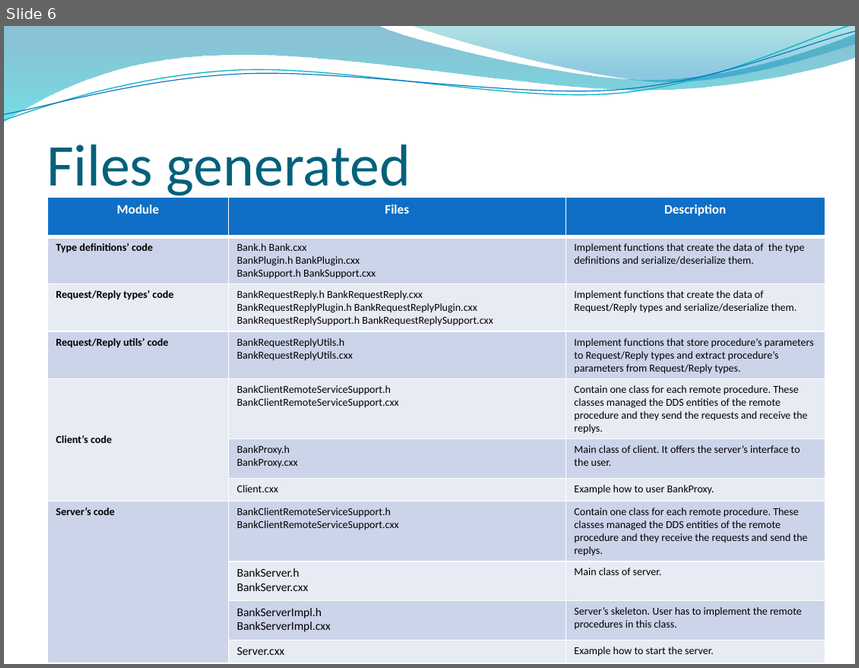
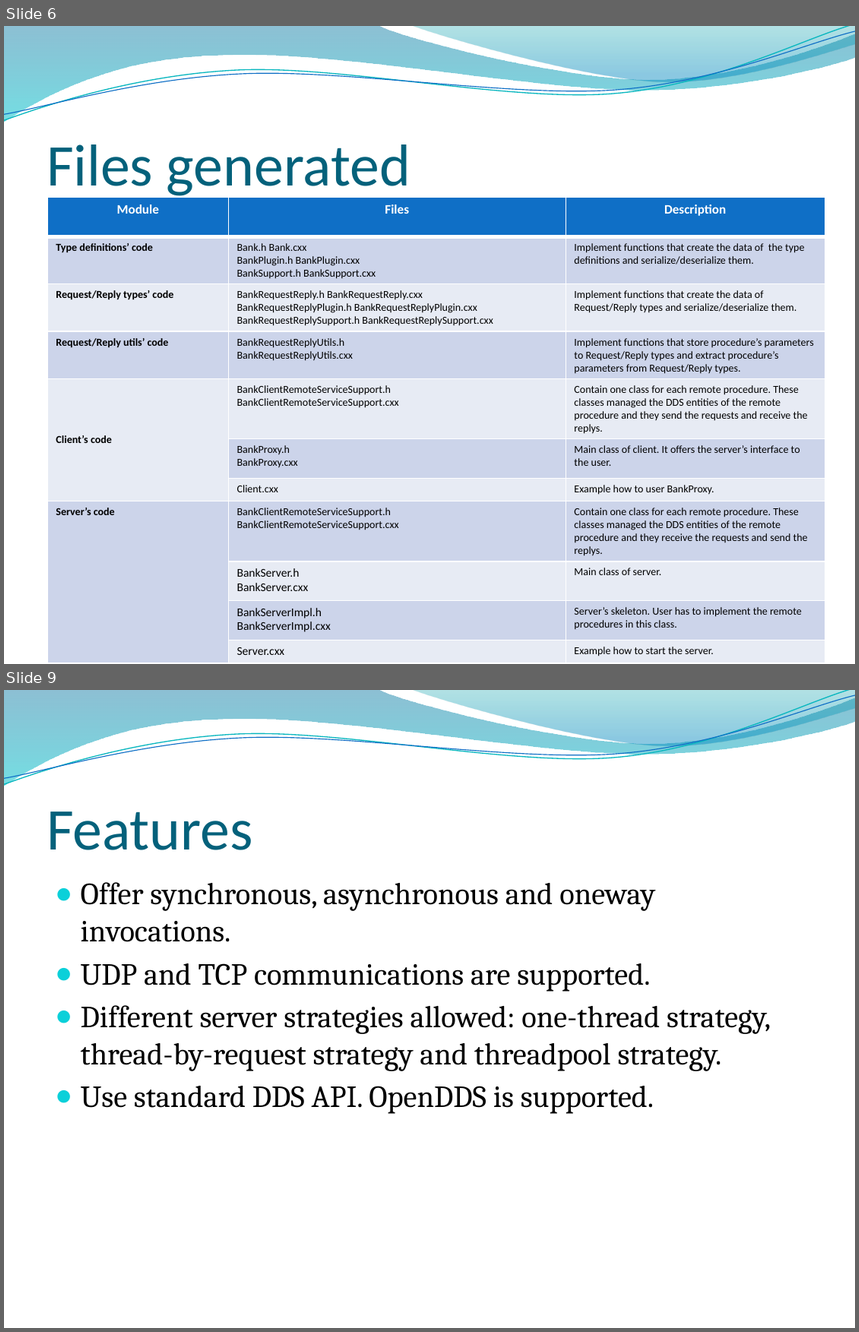
Before and after one commit to showna/Fast-RPC, a slide deck: ddscs/doc/presentaciones/DDSCS.pptx. Shown one above the other, each under a label of ours: slide 6 before the commit, slides 6 and 9 after it; the slides between them are not shown. The pictures are 859x668 and 859x1332 pixels, drawn with LibreOffice and Linux fonts; fonts in the diff are those of the drawing; background and template pictures are left out. Boxes give left, top, right and bottom in pixels: in the first picture for what was removed or moved away, otherwise in the second. Text is boxed around its words. In the diff, an @@ line names an element or a change of style, - is before the commit and + after.

Commit message:
- Updated presentations and UML. - Updated server API.

```diff
--- a/ddscs/doc/presentaciones/DDSCS.pptx
+++ b/ddscs/doc/presentaciones/DDSCS.pptx
@@ slide 9 added at (x1=4, y1=690, x2=855, y2=1328), background picture (left out); not listed: 4 template elements that a slide beside it also shows @@
@@ title added at (x1=47, y1=812, x2=253, y2=850), 50 pt, text #04617B @@
+Features
@@ text added at (x1=81, y1=882, x2=771, y2=1114), 26 pt, text #000000 @@
+● Offer synchronous, asynchronous and oneway invocations.
+● UDP and TCP communications are supported.
+● Different server strategies allowed: one-thread strategy, thread-by-request strategy and threadpool strategy.
+● Use standard DDS API. OpenDDS is supported.
```
Also in this commit, not shown: 1 slide changed, 1 slide removed, 13 other files.
